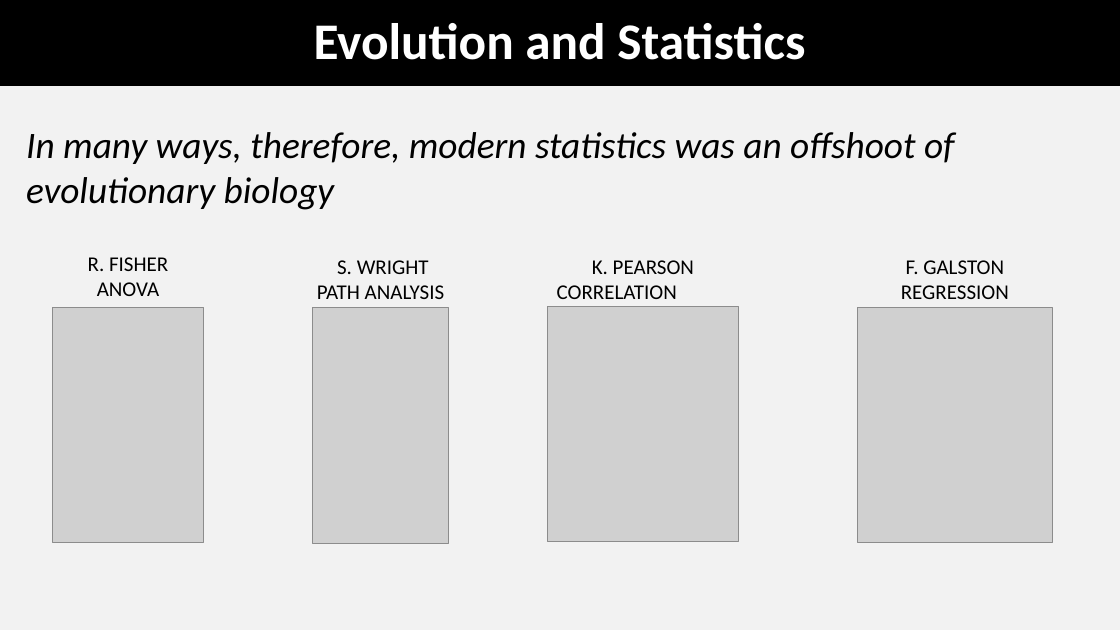
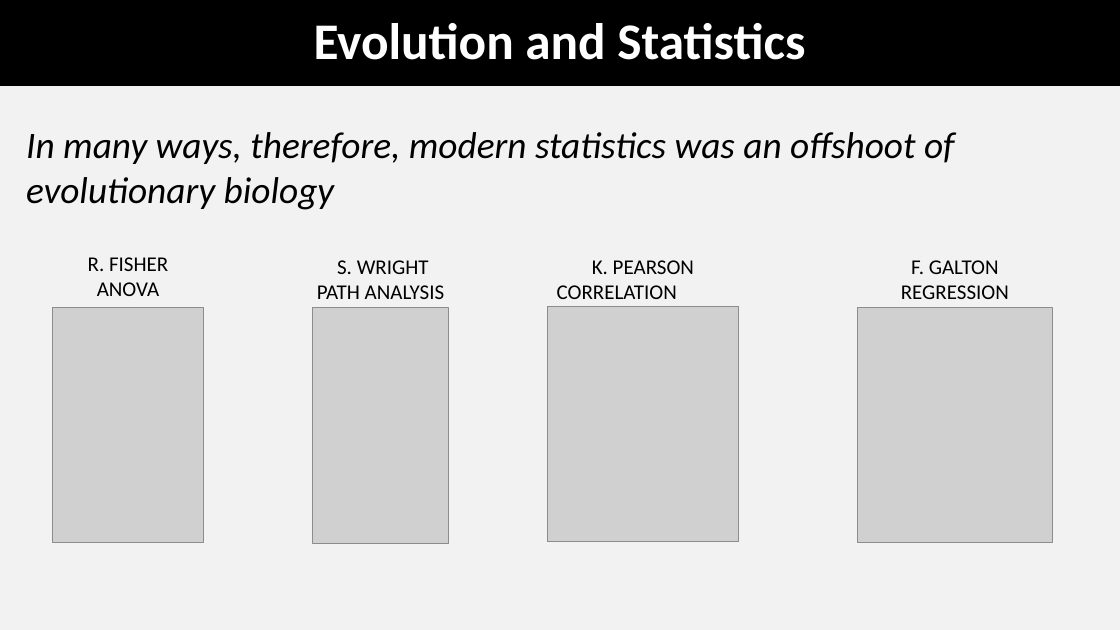
Before and after one commit to coleoguy/coleoguy.github.io, a slide deck: slide 7 of teaching/expdes/lec1.pptx. Drawn at 1120x630 pixels with LibreOffice and Linux fonts; fonts in the diff are those of the drawing; grey boxes stand for pictures. Boxes give left, top, right and bottom in pixels: in the first picture for what was removed or moved away, otherwise in the second. Text is boxed around its words. In the diff, an @@ line names an element or a change of style, - is before the commit and + after.

```diff
--- a/teaching/expdes/lec1.pptx
+++ b/teaching/expdes/lec1.pptx
@@ text at [911, 260, 999, 274]: text changed @@
-F. GALSTON
+F. GALTON
```
Also in this commit, not shown: 6 other slides changed, 21 other files.
